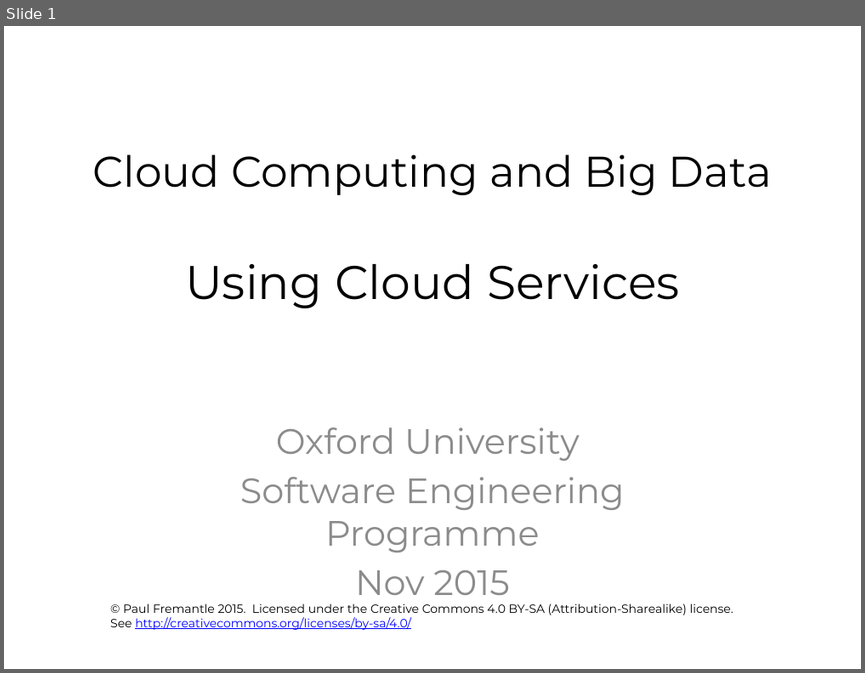
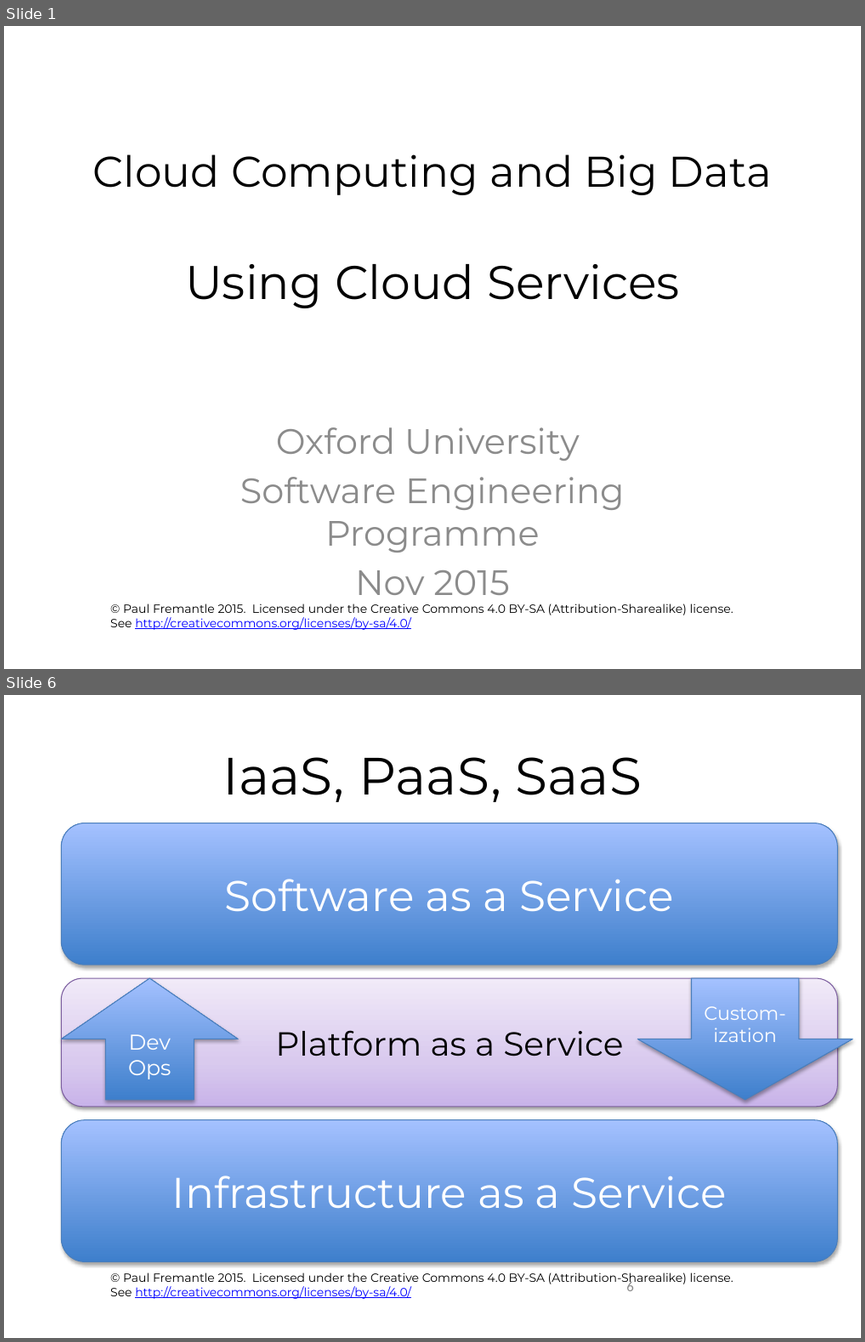
Before and after one commit to pzfreo/ox-clo, a slide deck: pres-source/02-using-cloud-services.pptx. Shown one above the other, each under a label of ours: slide 1 before the commit, slides 1 and 6 after it; the slides between them are not shown. The pictures are 865x673 and 865x1342 pixels, drawn with LibreOffice and Linux fonts; fonts in the diff are those of the drawing; background and template pictures are left out. Boxes give left, top, right and bottom in pixels: in the first picture for what was removed or moved away, otherwise in the second. Text is boxed around its words. In the diff, an @@ line names an element or a change of style, - is before the commit and + after.

```diff
--- a/pres-source/02-using-cloud-services.pptx
+++ b/pres-source/02-using-cloud-services.pptx
@@ slide 6 added at bbox=[4, 695, 861, 1338], background #FFFFFF; not listed: 1 template element that a slide beside it also shows @@
@@ title added at bbox=[223, 757, 642, 802], 44 pt, text #000000 @@
+IaaS, PaaS, SaaS
@@ rounded rectangle added at bbox=[62, 823, 838, 964], fill gradient #3F80CE to #A4C4FF, outline #4B7EBC 0.75 pt, 36 pt, text #FFFFFF @@
+Software as a Service
@@ rounded rectangle added at bbox=[62, 978, 838, 1106], fill gradient #C9B5E8 to #D8CBEE to #F0EAF9, outline #7D60A0 0.75 pt, 28 pt, text #000000 @@
+Platform as a Service
@@ up arrow added at bbox=[62, 978, 238, 1100], fill gradient #3F80CE to #A4C4FF, outline #4B7EBC 0.75 pt, 18 pt, text #FFFFFF @@
+Dev Ops
@@ down arrow added at bbox=[637, 978, 852, 1100], fill gradient #3F80CE to #A4C4FF, outline #4B7EBC 0.75 pt, 16 pt, text #FFFFFF @@
+Custom-ization
@@ rounded rectangle added at bbox=[62, 1120, 838, 1261], fill gradient #3F80CE to #A4C4FF, outline #4B7EBC 0.75 pt, 36 pt, text #FFFFFF @@
+Infrastructure as a Service
@@ page number added at bbox=[626, 1279, 633, 1291], 12 pt, text #898989 @@
+6
```
Also in this commit, not shown: 1 slide changed, 18 other slides added, 1 slide removed.
